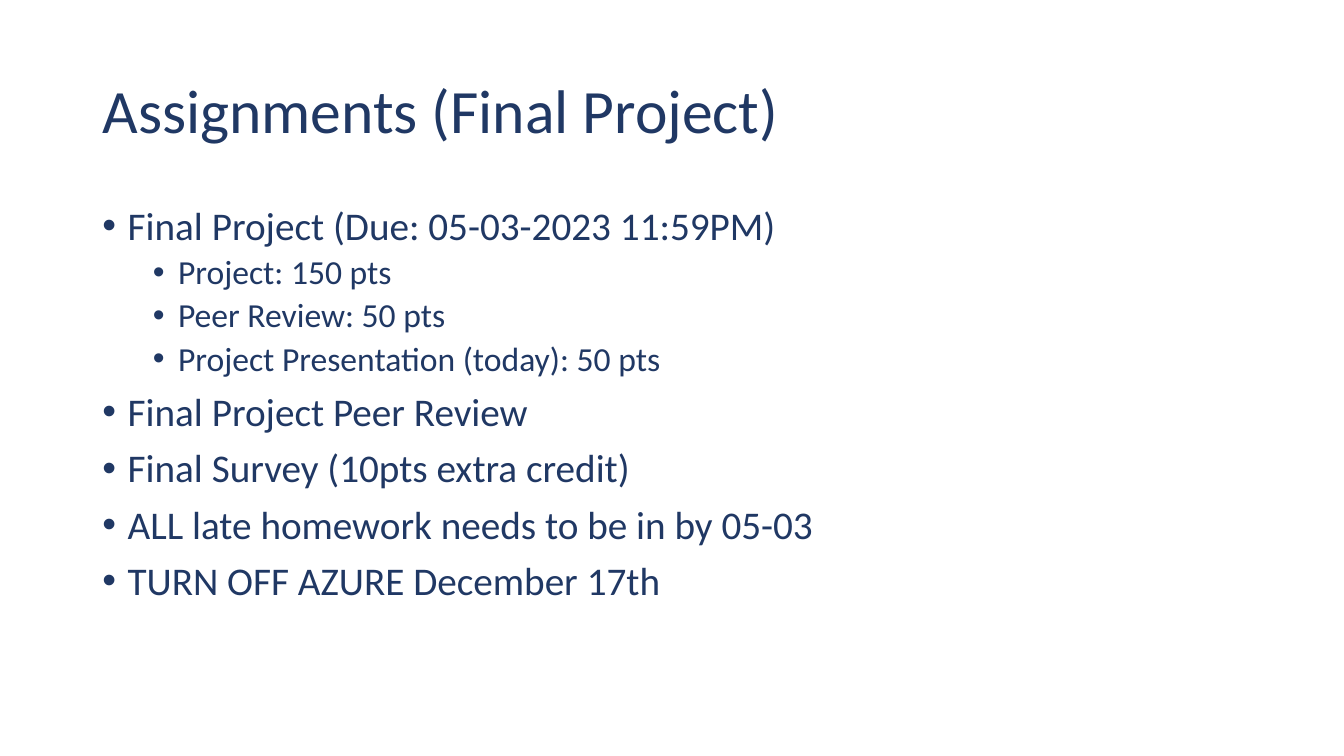
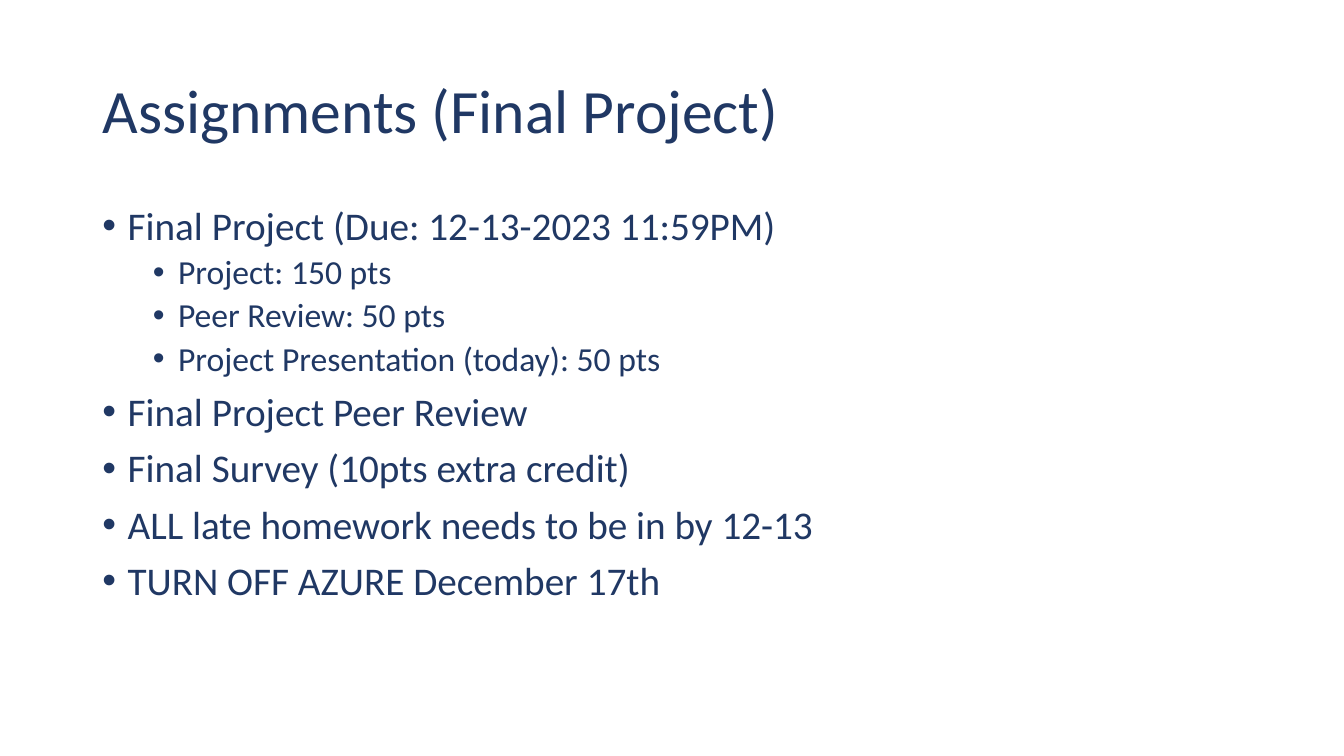
Before and after one commit to ehennis/CIS174, a slide deck: slide 2 of 2023-FALL/Week15.pptx. Drawn at 1344x756 pixels with LibreOffice and Linux fonts; fonts in the diff are those of the drawing. Boxes give left, top, right and bottom in pixels: in the first picture for what was removed or moved away, otherwise in the second. Text is boxed around its words. In the diff, an @@ line names an element or a change of style, - is before the commit and + after.

Commit message:
fixed dates in slides

```diff
--- a/2023-FALL/Week15.pptx
+++ b/2023-FALL/Week15.pptx
@@ text at (128,211,775,247): text changed @@
-• Final Project (Due: 05-03-2023 11:59PM)
+• Final Project (Due: 12-13-2023 11:59PM)
@@ text at (128,511,813,546): text changed @@
-• ALL late homework needs to be in by 05-03
+• ALL late homework needs to be in by 12-13
```
